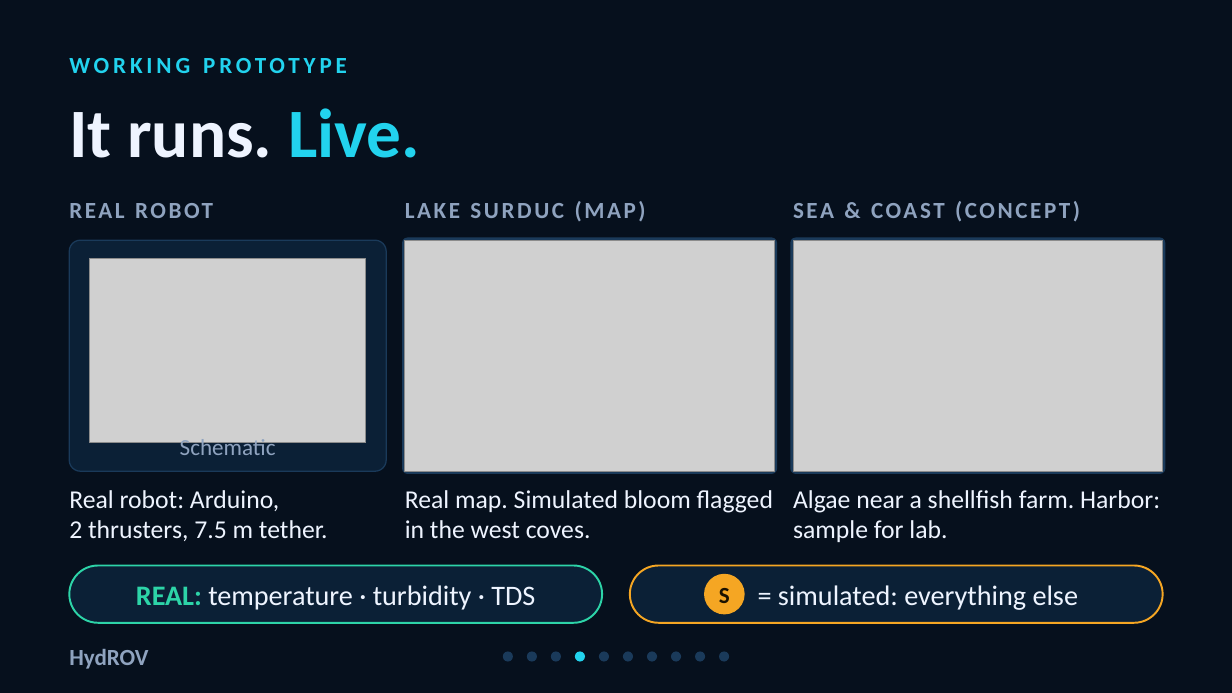
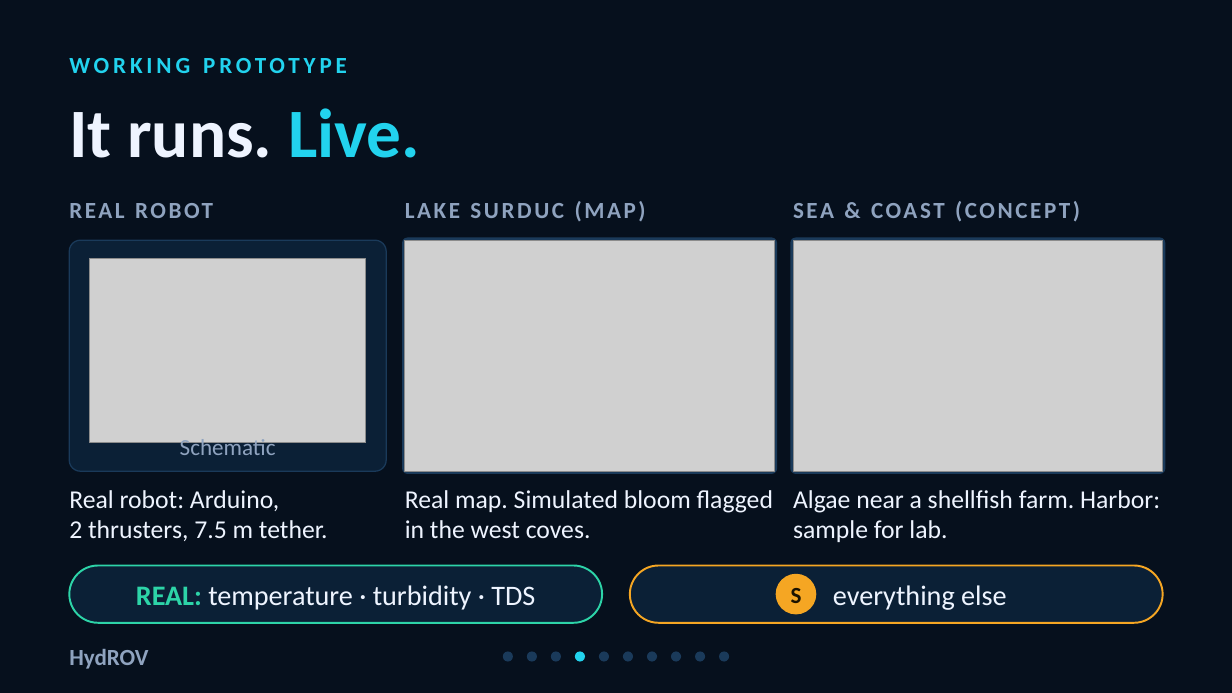
Before and after one commit to Davide-glitch/HydROV, a slide deck: slide 4 of deck/deck.pptx. Drawn at 1232x693 pixels with LibreOffice and Linux fonts; fonts in the diff are those of the drawing; grey boxes stand for pictures. Boxes give left, top, right and bottom in pixels: in the first picture for what was removed or moved away, otherwise in the second. Text is boxed around its words. In the diff, an @@ line names an element or a change of style, - is before the commit and + after.

```diff
--- a/deck/deck.pptx
+++ b/deck/deck.pptx
@@ text "S": place and size @@
-text "S" at [719,588,730,603]
+text "S" at [791,588,802,603]
@@ ellipse: place and size @@
-ellipse at [704,574,745,615]
+ellipse at [775,574,816,615]
@@ text at [833,585,1007,610]: text changed @@
-= simulated: everything else
+everything else
```
Also in this commit, not shown: 2 other files.
